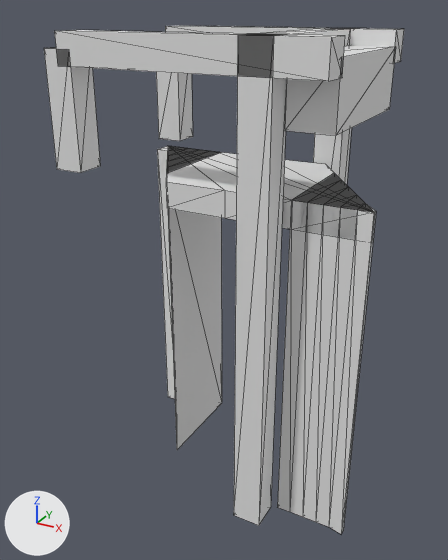
Renders of the glTF model models/maasland/maasland-brug-1dd7ebf9/maasland-brug-1dd7ebf9.glb from each side of a commit.
Rendered twice from a 50 mm camera at (8.22, -16.67, 4.96) aimed at (-0.7, -0.44, -3.16). Arrows for +X, +Y and +Z are at lower left; the lights stay in place. The picture after the commit comes second. Mesh edges are drawn as thin lines.

Names of what the first picture shows: 'building:balans', 'building:balans 2', 'building:contragewicht', 'building:hamei', 'building:hamei 2', 'building:hangstang', 'building:hangstang 2', 'building:portaal', 'road:dek', 'road:landhoofd (aangenomen)', 'road:landhoofd (aangenomen) 2'.
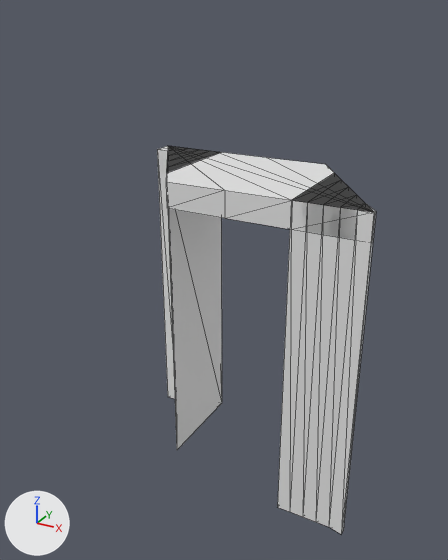
Changed parts and their boxes [x1, y1, x2, y2] in the pictures (448 x 560 px):
'building:hamei 2', deleted: before [234, 34, 286, 525]
'building:balans 2', deleted: before [54, 30, 345, 81]
'building:contragewicht', deleted: before [285, 46, 396, 136]
'building:hangstang 2', deleted: before [44, 47, 100, 173]
'building:hangstang', deleted: before [156, 72, 193, 141]
'building:balans', deleted: before [165, 26, 404, 63]
'building:hamei', deleted: before [313, 28, 357, 185]
'building:portaal', deleted: before [255, 28, 350, 46]

Patch to the scene script:
```diff
--- a/models/maasland/maasland-brug-1dd7ebf9/maasland-brug-1dd7ebf9.glb.py
+++ b/models/maasland/maasland-brug-1dd7ebf9/maasland-brug-1dd7ebf9.glb.py
@@ ob_building_hamei @@
-ob_building_hamei = bpy.data.objects.new('building:hamei', me_hamei)
-ob_building_hamei.location = (0.0, 0.0, 0.0)
@@ ob_building_hamei_2 @@
-ob_building_hamei_2 = bpy.data.objects.new('building:hamei 2', me_hamei_2)
-ob_building_hamei_2.location = (0.0, 0.0, 0.0)
@@ ob_building_portaal @@
-ob_building_portaal = bpy.data.objects.new('building:portaal', me_portaal)
-ob_building_portaal.location = (0.0, 0.0, 0.0)
@@ ob_building_balans @@
-ob_building_balans = bpy.data.objects.new('building:balans', me_balans)
-ob_building_balans.location = (0.0, 0.0, 0.0)
@@ ob_building_hangstang @@
-ob_building_hangstang = bpy.data.objects.new('building:hangstang', me_hangstang)
-ob_building_hangstang.location = (0.0, 0.0, 0.0)
@@ ob_building_balans_2 @@
-ob_building_balans_2 = bpy.data.objects.new('building:balans 2', me_balans_2)
-ob_building_balans_2.location = (0.0, 0.0, 0.0)
@@ ob_building_hangstang_2 @@
-ob_building_hangstang_2 = bpy.data.objects.new('building:hangstang 2', me_hangstang_2)
-ob_building_hangstang_2.location = (0.0, 0.0, 0.0)
@@ ob_building_contragewicht @@
-ob_building_contragewicht = bpy.data.objects.new('building:contragewicht', me_contragewicht)
-ob_building_contragewicht.location = (0.0, 0.0, 0.0)
```
